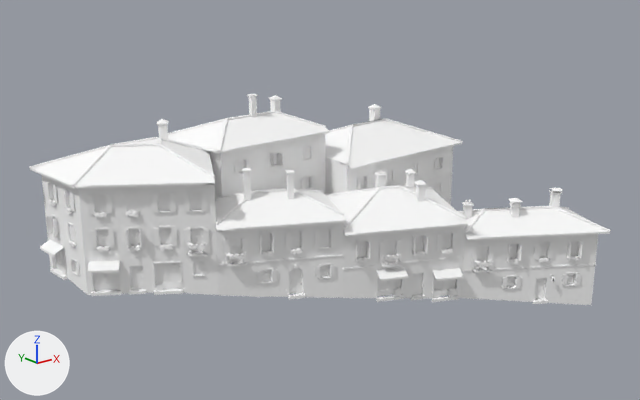
The glTF model games/yorimichi/assets/belmonte/meshes/SM_BM_BT_blk_13.glb: old version first, new version second.
Rendered twice from a camera (50 mm lens) standing at (-52.3, -63.1, 35.6) and looking at (-0.2, 2.0, 9.6). Every picture has the same lights, and +X, +Y and +Z are marked at lower left. The first picture is the older version. Vertices at exactly the same position are counted once.

Before the edit, the objects in view are built like this:
```python
me_sm_bt_blk_13 = bpy.data.meshes.new('SM_BT_blk_13')
me_sm_bt_blk_13.from_pydata(...)  # 20034 vertices, 22763 faces; spans x -24.0..23.9, y -16.9..20.0, z -1.3..18.8
me_sm_bt_blk_13.materials.append(mat_bm_000_m_stone_012)
me_sm_bt_blk_13.materials.append(mat_bm_001_m_ashlar_012)
me_sm_bt_blk_13.materials.append(mat_bm_002_m_roof_001)
me_sm_bt_blk_13.materials.append(mat_bm_003_m_wood_001)
me_sm_bt_blk_13.materials.append(mat_bm_004_m_rubble)
me_sm_bt_blk_13.materials.append(mat_bm_005_m_iron)
me_sm_bt_blk_13.materials.append(mat_bm_006_m_vcol)
me_sm_bt_blk_13.materials.append(mat_bm_007_m_glass_dark)
me_sm_bt_blk_13.materials.append(mat_bm_008_m_window_lit)
ob_sm_bm_bt_blk_13 = bpy.data.objects.new('SM_BM_BT_blk_13', me_sm_bt_blk_13)
ob_sm_bm_bt_blk_13.location = (0.0, 0.0, 0.0)
```
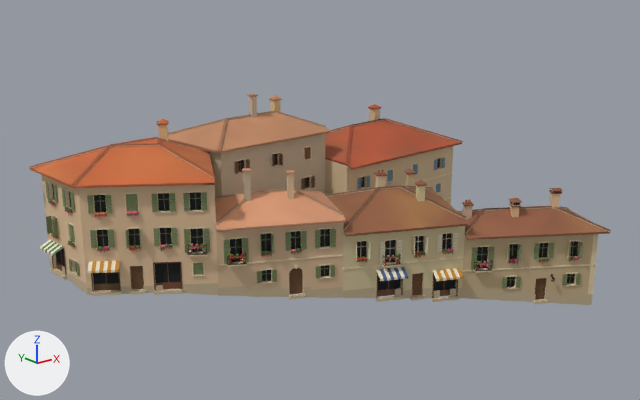
Edits to the scene script, one JSON object a line:
```json
{"block": "me_sm_bt_blk_13", "where": "me_sm_bt_blk_13.from_pydata(...)  # 20034 vertices, 22763 faces; spans x -24.0..23.9, y -16.9..20.0, z -1.3..18.8"}
{"block": "me_sm_bt_blk_13", "where": "# used by ob_sm_bm_bt_blk_13; location = (0.0, 0.0, 0.0)"}
{"block": "me_sm_bt_blk_13", "change": "me_sm_bt_blk_13 part 1: 22763 faces centred in x -24.0..23.8, y -16.8..20.0, z -1.2..18.8 are repainted in the vertex colours; the middle colour goes from white #ffffff to beige #c5b190"}
```

Location of each change, (x1, y1, x2, y2) in pixels of the pictures (640 x 400 px):
```json
{"part": 1, "of": "me_sm_bt_blk_13", "change": "recoloured", "before": [29, 94, 611, 305], "after": [29, 94, 611, 305], "on screen": "white to beige"}
```
